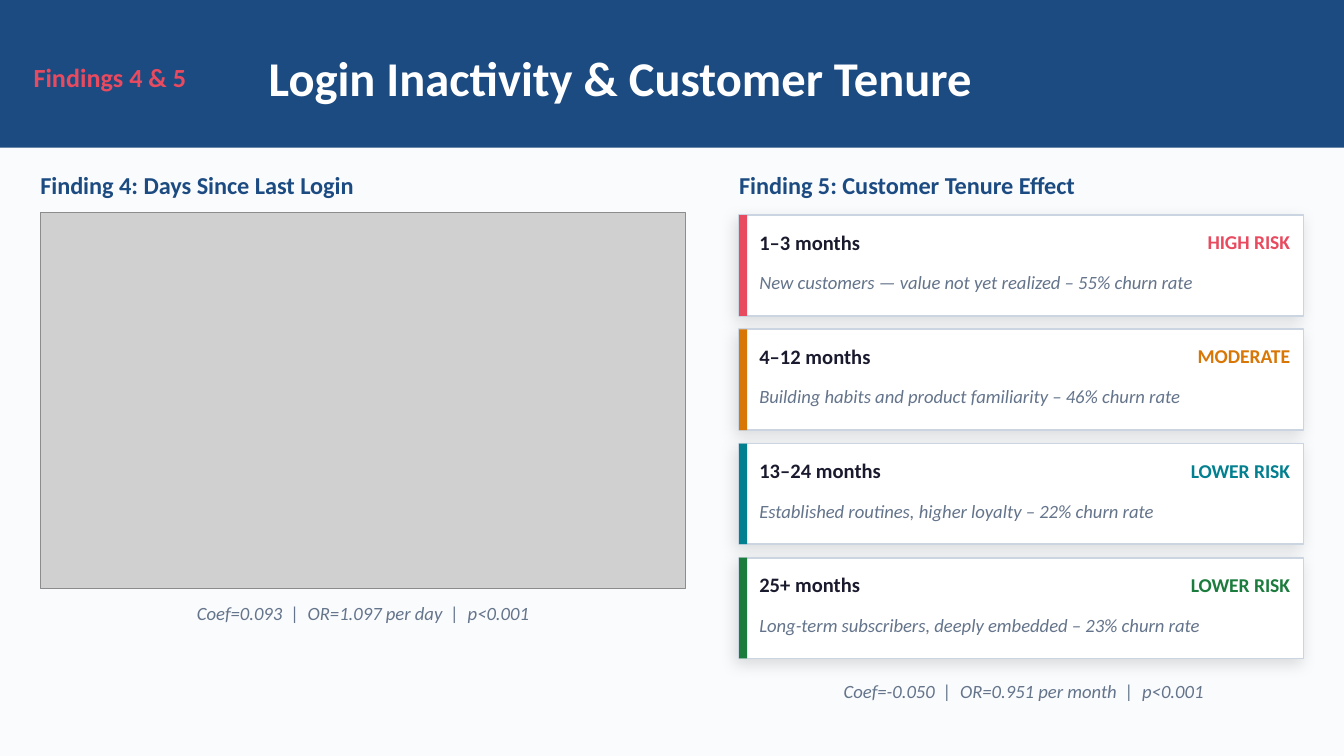
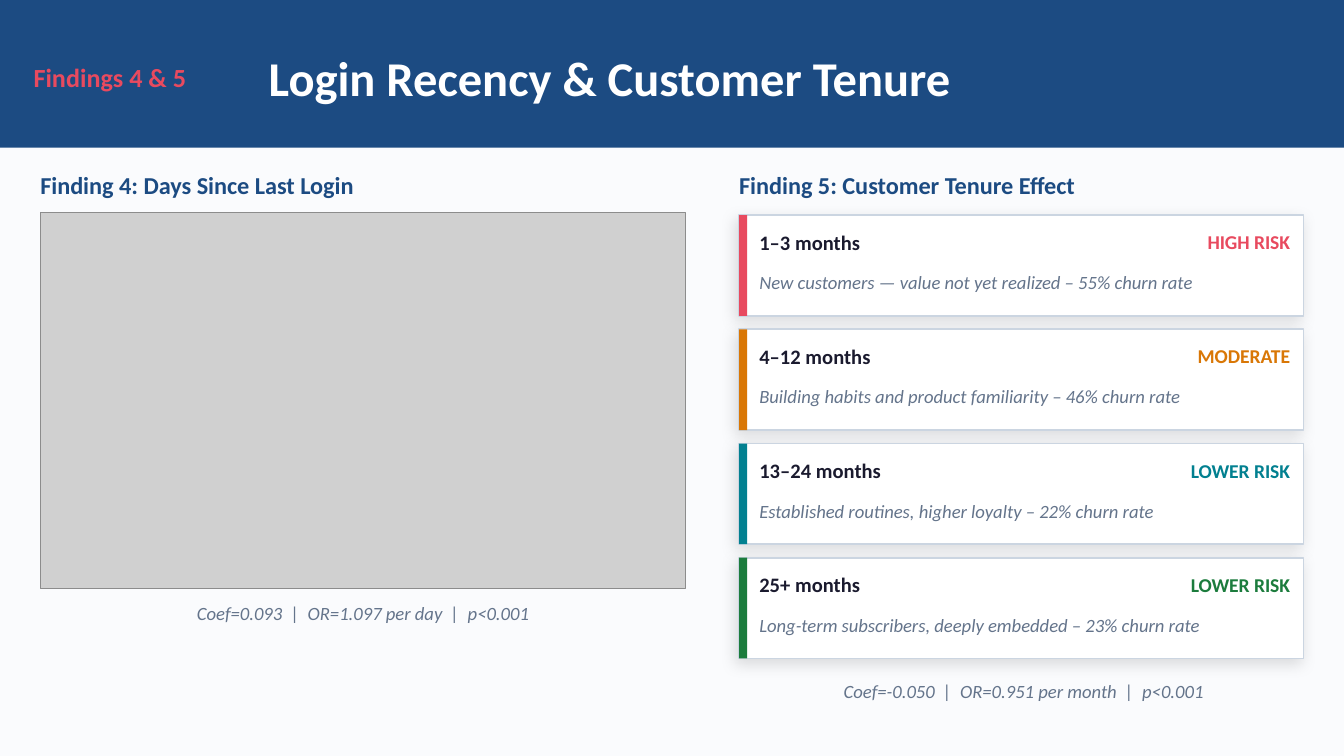
Before and after one commit to Snazz2001/churn_analysis, a slide deck: slide 9 of Churn_Analysis_Presentation-zheng 02-20.pptx (slide 8 before the commit). Drawn at 1344x756 pixels with LibreOffice and Linux fonts; fonts in the diff are those of the drawing; grey boxes stand for pictures. Boxes give left, top, right and bottom in pixels: in the first picture for what was removed or moved away, otherwise in the second. Text is boxed around its words. In the diff, an @@ line names an element or a change of style, - is before the commit and + after.

```diff
--- a/Churn_Analysis_Presentation-zheng 02-20.pptx
+++ b/Churn_Analysis_Presentation-zheng 02-20.pptx
@@ text at [269, 62, 950, 105]: text changed @@
-Login Inactivity & Customer Tenure
+Login Recency & Customer Tenure
```
Also in this commit, not shown: 7 other slides changed, 1 slide added.
